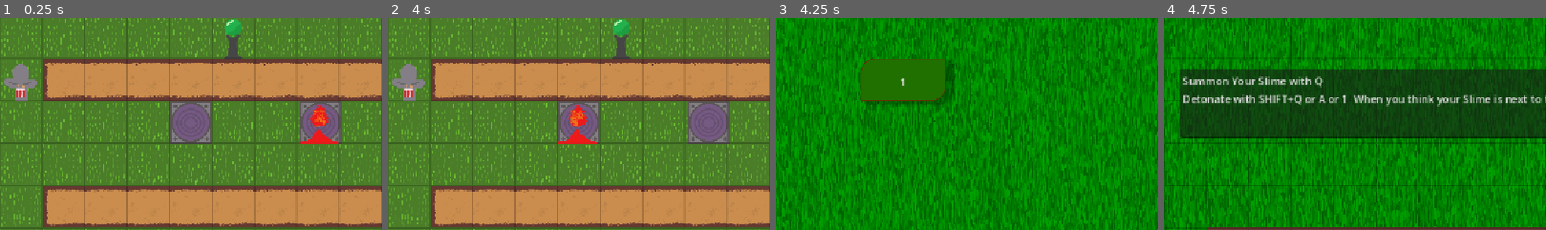
Above: before the commit, frames 1-4 (left to right).
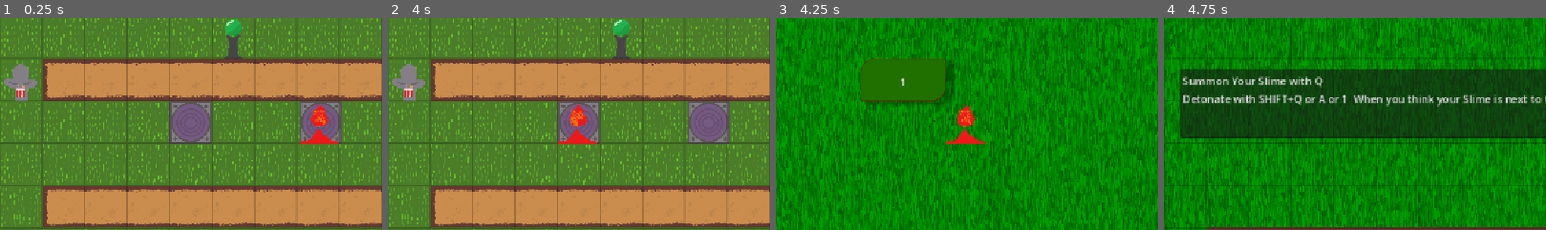
Above: after the commit, the same moments.

Repository: PeanutPiglet/SlimeTiming
Game: Godot game, scene res://levels/level_host.tscn
Two runs of this game, one before a commit and one after it. Both use one fixed random seed, a clock stepped at 60 frames per second and the inputs below.
Inputs:
- Up to frame 1 (0.25 s): no input
- Up to frame 2 (4 s): hold Shift (active) 0.53-1.28 s; tap A (act1) at 1.35 s; tap Shift (active) at 1.55, 3.05 s; hold Shift (active) 2.03-2.78 s; tap S (act2) at 2.1 s; tap D (act3) at 2.85 s; hold Shift (active) from 3.53 s (still down); tap F (act4) at 3.6 s
- Up to frame 3 (4.25 s): keep holding Shift (active); tap Escape (escape) at 4.15 s
- Up to frame 4 (4.75 s): release Shift (active) at 4.25 s; click "1" at 4.25 s
The pictures show only the part of the screen within x 0-50%, y 0-50%; the shares and areas given below are measured in that part.

Frames 1-2 are identical in both runs. In frame 3, 0.7% of the frame differs, in the area x 44-55%, y 40-60%; in frame 4, nothing differs.

Commit message:
fix: add untoggle level selector

Diff:
--- a/scripts/level_host.gd
+++ b/scripts/level_host.gd
@@ -27,13 +27,14 @@
 # Called every frame. 'delta' is the elapsed time since the previous frame.
 func _process(delta: float) -> void:
 	if Input.is_action_just_pressed("escape"):
-		if level_selector:
-			pass
-		elif active_level:
-			active_level.queue_free()
-			level_selector = level_selector_scene.instantiate()
-			add_child(level_selector)
+		toggle_selector()
 
+func toggle_selector():
+	if level_selector:
+		level_selector.queue_free()
+	else:
+		level_selector = level_selector_scene.instantiate()
+		add_child(level_selector)
 
 func _on_timer_timeout():
 	beat_counter += 1
